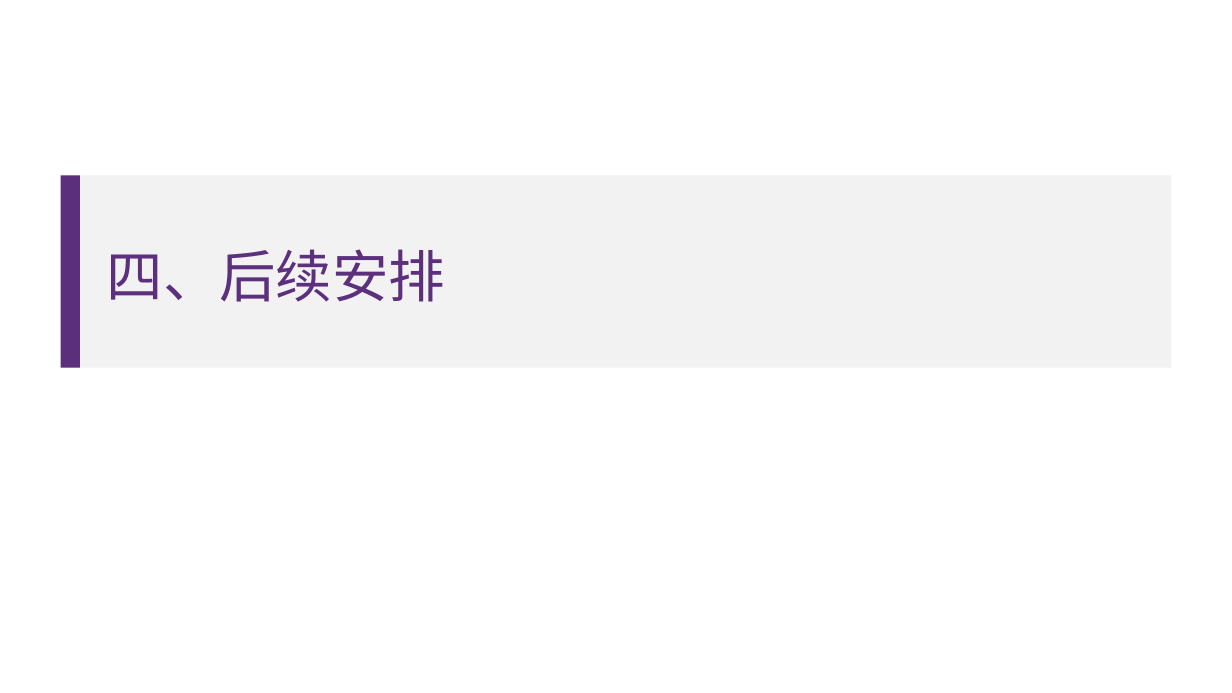
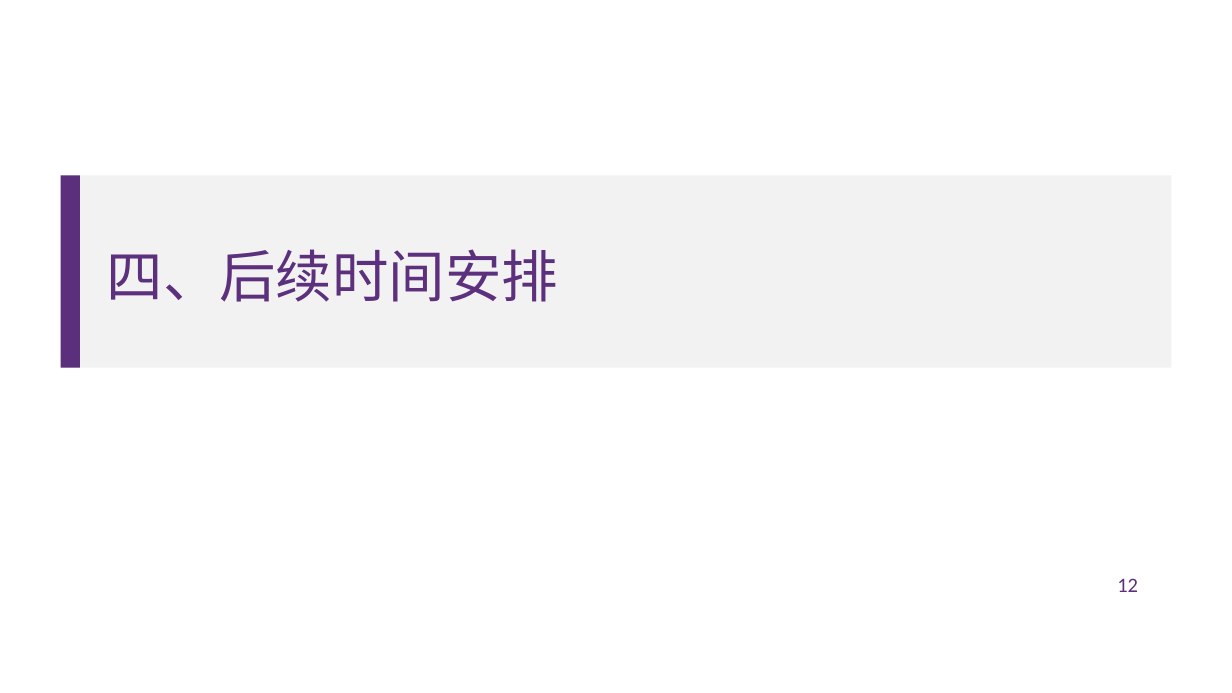
Before and after one commit to diyz19/GraduationDesign, a slide deck: slide 12 of 中期报告.pptx. Drawn at 1232x693 pixels with LibreOffice and Linux fonts; fonts in the diff are those of the drawing; background and template pictures are left out. Boxes give left, top, right and bottom in pixels: in the first picture for what was removed or moved away, otherwise in the second. Text is boxed around its words. In the diff, an @@ line names an element or a change of style, - is before the commit and + after.

```diff
--- a/中期报告.pptx
+++ b/中期报告.pptx
@@ title at <box>107,249,559,302</box>: text changed @@
-四、后续安排
+四、后续时间安排
@@ page number added at <box>1117,578,1138,592</box>, 16 pt, text #5C2F7D @@
+12
```
Also in this commit, not shown: 11 other slides changed, 2 slides added, 2 slides removed.
